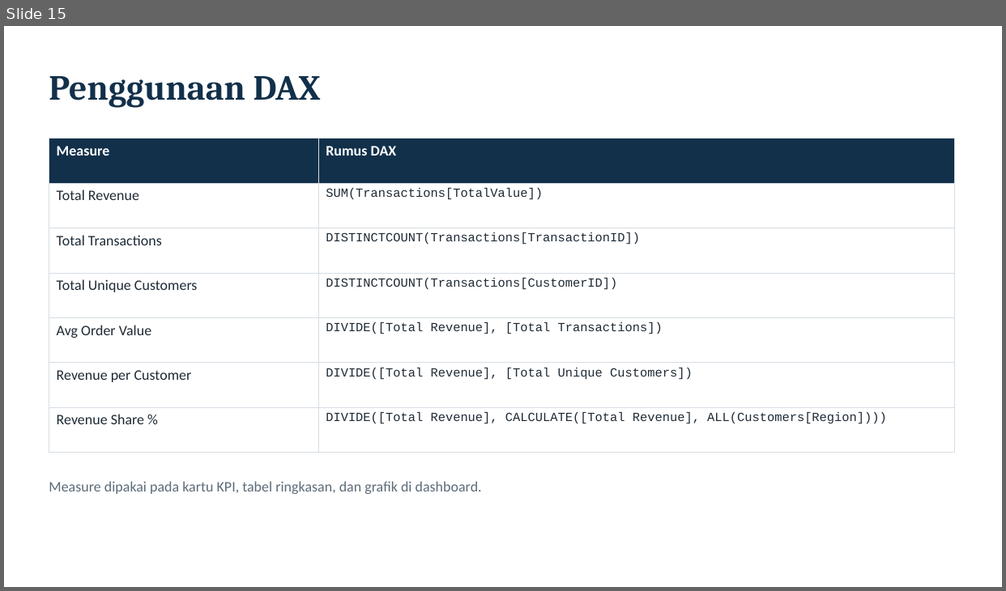
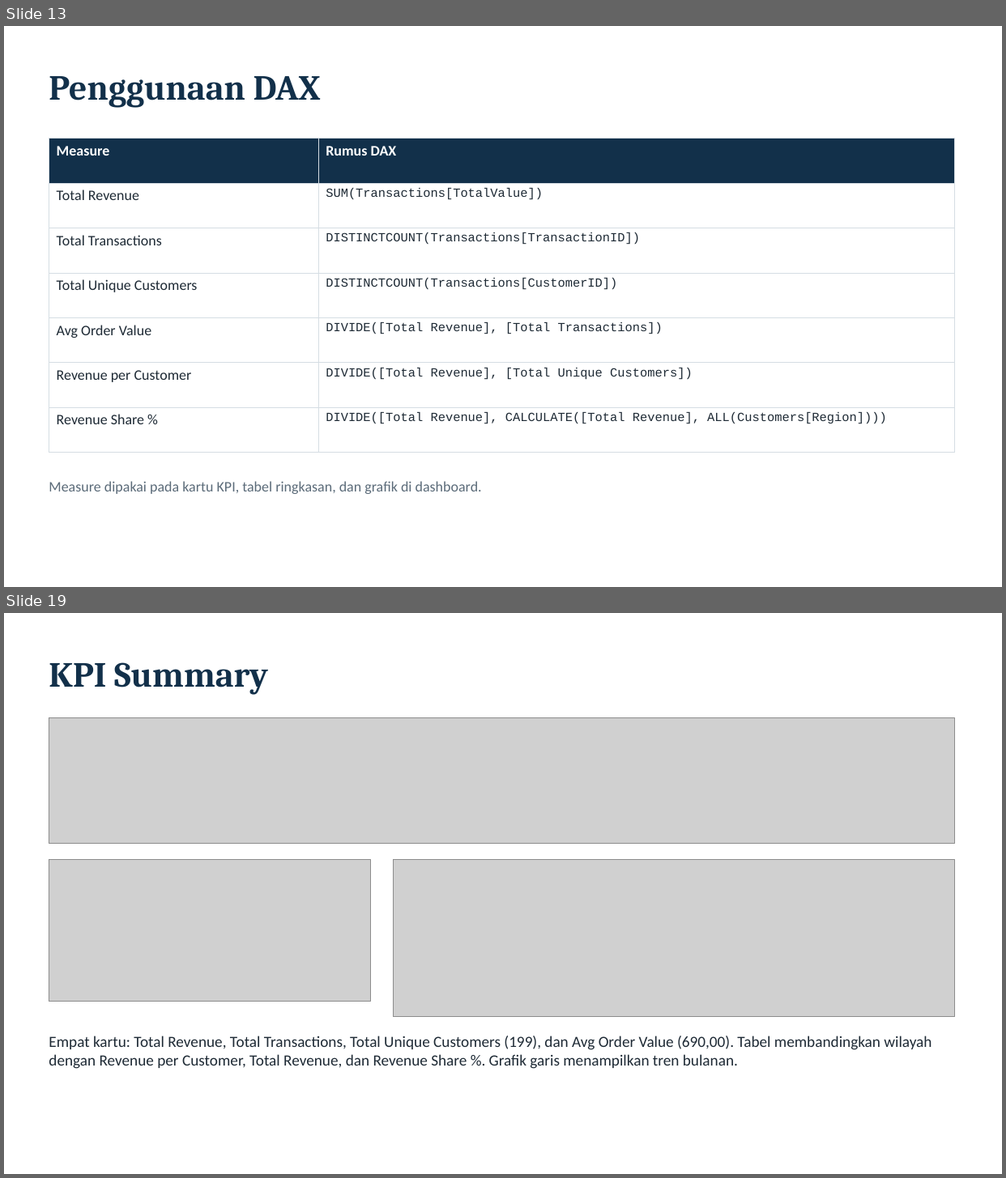
Before and after one commit to farhansech/EXACOUNT, a slide deck: output/EverMart_UTS_BDASC.pptx. Shown one above the other, each under a label of ours: slide 15 before the commit, slides 13 and 19 after it; the slides between them are not shown. The pictures are 1006x591 and 1006x1178 pixels, drawn with LibreOffice and Linux fonts; fonts in the diff are those of the drawing; grey boxes stand for pictures. Boxes give left, top, right and bottom in pixels: in the first picture for what was removed or moved away, otherwise in the second. Text is boxed around its words. In the diff, an @@ line names an element or a change of style, - is before the commit and + after.

```diff
--- a/output/EverMart_UTS_BDASC.pptx
+++ b/output/EverMart_UTS_BDASC.pptx
@@ slide 19 added at <box>4,613,1002,1174</box>, background #FFFFFF @@
@@ text added at <box>49,662,268,695</box>, 34 pt, text #12304A, bold @@
+KPI Summary
@@ picture added at <box>49,717,955,844</box> @@
@@ picture added at <box>49,860,371,1002</box> @@
@@ picture added at <box>394,860,955,1017</box> @@
@@ text added at <box>49,1036,931,1069</box>, 15 pt, text #1E2A35 @@
+Empat kartu: Total Revenue, Total Transactions, Total Unique Customers (199), dan Avg Order Value (690,00). Tabel membandingkan wilayah dengan Revenue per Customer, Total Revenue, dan Revenue Share %. Grafik garis menampilkan tren bulanan.
@@ what was slide 15 is now slide 13 @@
```
Also in this commit, not shown: 8 slides changed, 11 other slides added, 3 slides removed.
